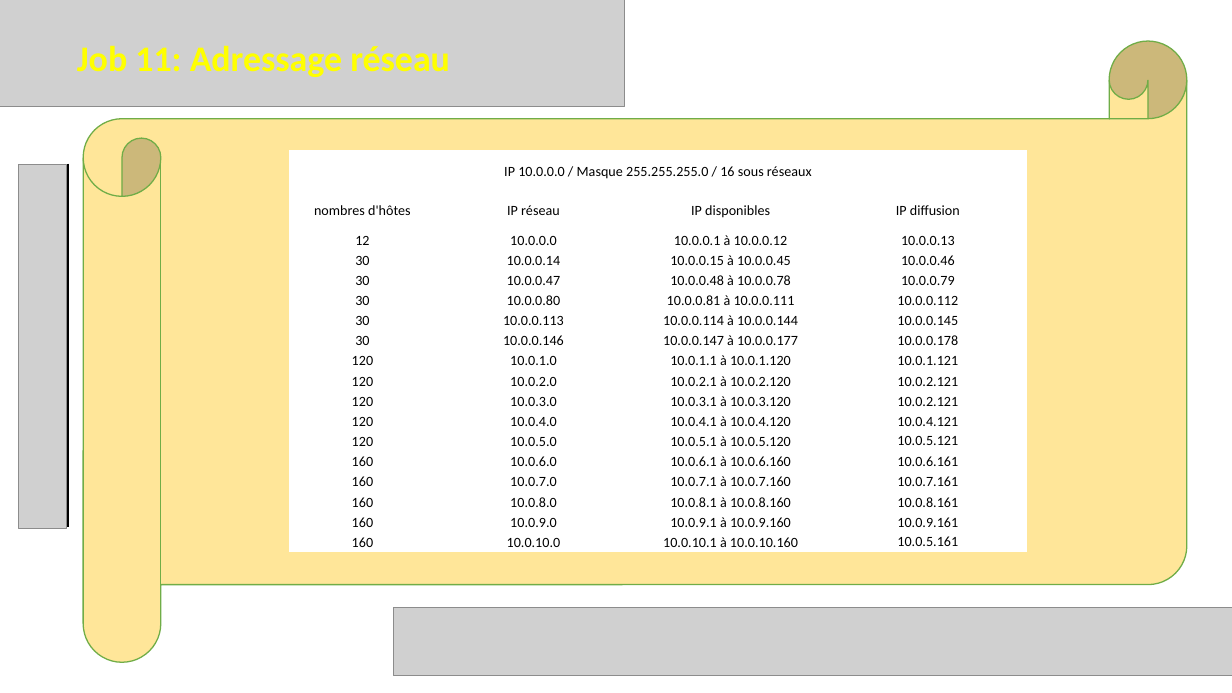
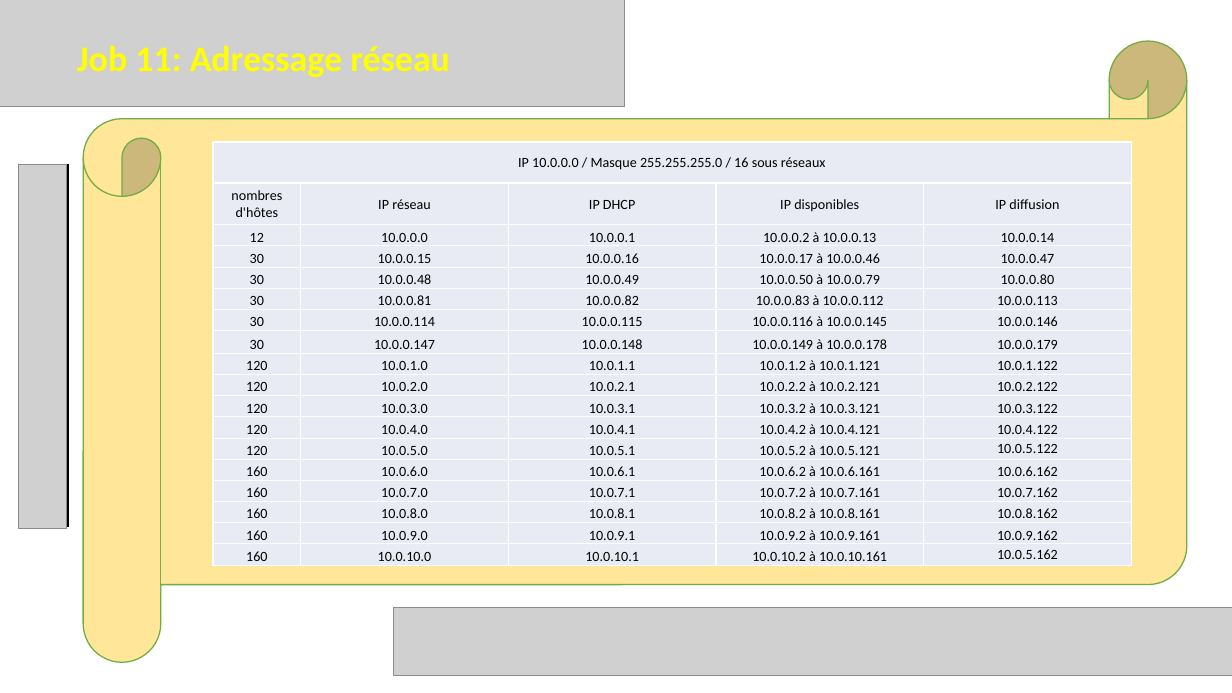
Before and after one commit to anthony-yrles/le_reseau, a slide deck: slide 13 of reseau.pptx. Drawn at 1232x693 pixels with LibreOffice and Linux fonts; fonts in the diff are those of the drawing; grey boxes stand for pictures. Boxes give left, top, right and bottom in pixels: in the first picture for what was removed or moved away, otherwise in the second. Text is boxed around its words. In the diff, an @@ line names an element or a change of style, - is before the commit and + after.

Commit message:
petits ajustement

```diff
--- a/reseau.pptx
+++ b/reseau.pptx
@@ table at (x1=213, y1=142, x2=1133, y2=567) @@
-column 2:  | IP réseau | 10.0.0.0 | 10.0.0.14 | 10.0.0.47 | 10.0.0.80 | 10.0.0.113 | 10.0.0.146 | 10.0.1.0 | 10.0.2.0 | 10.0.3.0 | 10.0.4.0 | 10.0.5.0 | 10.0.6.0 | 10.0.7.0 | 10.0.8.0 | 10.0.9.0 | 10.0.10.0
-column 3:  | IP disponibles | 10.0.0.1 à 10.0.0.12 | 10.0.0.15 à 10.0.0.45 | 10.0.0.48 à 10.0.0.78 | 10.0.0.81 à 10.0.0.111 | 10.0.0.114 à 10.0.0.144 | 10.0.0.147 à 10.0.0.177 | 10.0.1.1 à 10.0.1.120 | 10.0.2.1 à 10.0.2.120 | 10.0.3.1 à 10.0.3.120 | 10.0.4.1 à 10.0.4.120 | 10.0.5.1 à 10.0.5.120 | 10.0.6.1 à 10.0.6.160 | 10.0.7.1 à 10.0.7.160 | 10.0.8.1 à 10.0.8.160 | 10.0.9.1 à 10.0.9.160 | 10.0.10.1 à 10.0.10.160
-column 4:  | IP diffusion | 10.0.0.13 | 10.0.0.46 | 10.0.0.79 | 10.0.0.112 | 10.0.0.145 | 10.0.0.178 | 10.0.1.121 | 10.0.2.121 | 10.0.2.121 | 10.0.4.121 | 10.0.5.121 | 10.0.6.161 | 10.0.7.161 | 10.0.8.161 | 10.0.9.161 | 10.0.5.161
+column 2:  | IP réseau | 10.0.0.0 | 10.0.0.15 | 10.0.0.48 | 10.0.0.81 | 10.0.0.114 | 10.0.0.147 | 10.0.1.0 | 10.0.2.0 | 10.0.3.0 | 10.0.4.0 | 10.0.5.0 | 10.0.6.0 | 10.0.7.0 | 10.0.8.0 | 10.0.9.0 | 10.0.10.0
+column 3:  | IP DHCP | 10.0.0.1 | 10.0.0.16 | 10.0.0.49 | 10.0.0.82 | 10.0.0.115 | 10.0.0.148 | 10.0.1.1 | 10.0.2.1 | 10.0.3.1 | 10.0.4.1 | 10.0.5.1 | 10.0.6.1 | 10.0.7.1 | 10.0.8.1 | 10.0.9.1 | 10.0.10.1
+column 4:  | IP disponibles | 10.0.0.2 à 10.0.0.13 | 10.0.0.17 à 10.0.0.46 | 10.0.0.50 à 10.0.0.79 | 10.0.0.83 à 10.0.0.112 | 10.0.0.116 à 10.0.0.145 | 10.0.0.149 à 10.0.0.178 | 10.0.1.2 à 10.0.1.121 | 10.0.2.2 à 10.0.2.121 | 10.0.3.2 à 10.0.3.121 | 10.0.4.2 à 10.0.4.121 | 10.0.5.2 à 10.0.5.121 | 10.0.6.2 à 10.0.6.161 | 10.0.7.2 à 10.0.7.161 | 10.0.8.2 à 10.0.8.161 | 10.0.9.2 à 10.0.9.161 | 10.0.10.2 à 10.0.10.161
+column 5:  | IP diffusion | 10.0.0.14 | 10.0.0.47 | 10.0.0.80 | 10.0.0.113 | 10.0.0.146 | 10.0.0.179 | 10.0.1.122 | 10.0.2.122 | 10.0.3.122 | 10.0.4.122 | 10.0.5.122 | 10.0.6.162 | 10.0.7.162 | 10.0.8.162 | 10.0.9.162 | 10.0.5.162
@@ table resized from (x1=290, y1=151, x2=1026, y2=551) to (x1=213, y1=142, x2=1133, y2=567) @@
```
